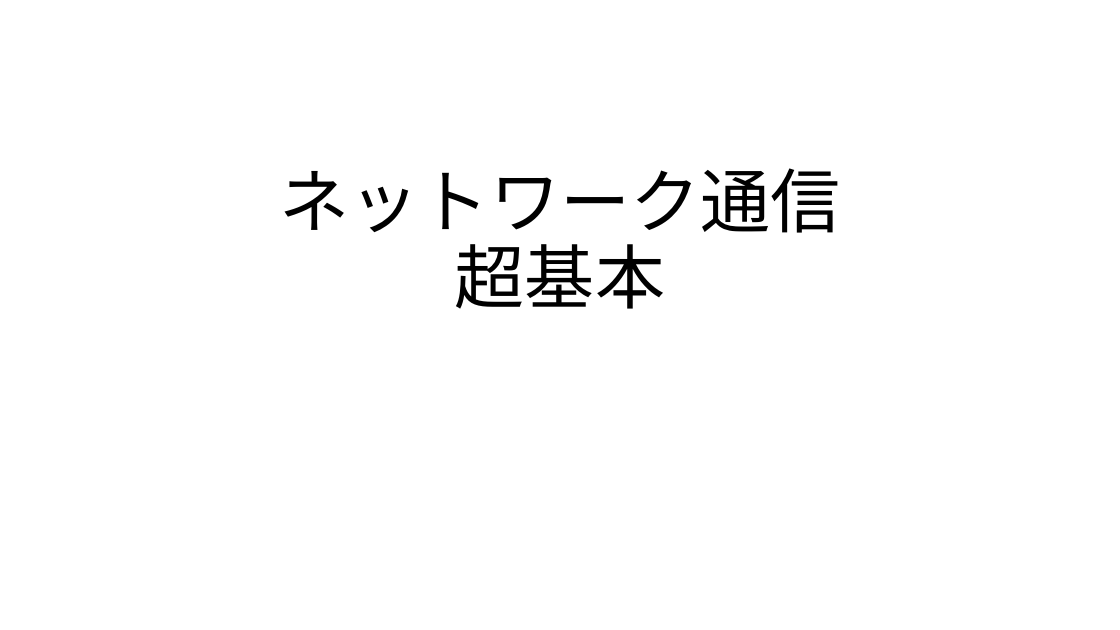
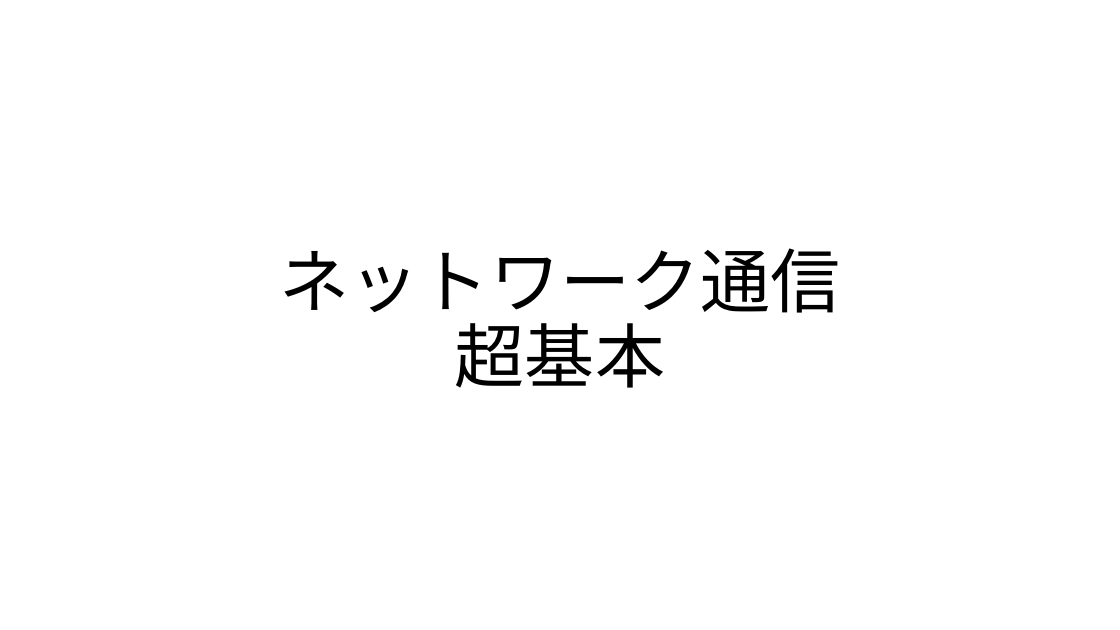
Before and after one commit to MahiroCreative/GameEngineFor2022, a slide deck: slide 1 of 2.SecondSemester/0.ネットワーク通信_超基本.pptx. Drawn at 1120x630 pixels with LibreOffice and Linux fonts; fonts in the diff are those of the drawing. Boxes give left, top, right and bottom in pixels: in the first picture for what was removed or moved away, otherwise in the second. Text is boxed around its words. In the diff, an @@ line names an element or a change of style, - is before the commit and + after.

```diff
--- a/2.SecondSemester/0.ネットワーク通信_超基本.pptx
+++ b/2.SecondSemester/0.ネットワーク通信_超基本.pptx
@@ title "ネットワーク通信 超基本": place and size @@
-title "ネットワーク通信 超基本" at [280, 168, 840, 309]
+title "ネットワーク通信 超基本" at [280, 248, 840, 388]
```
Also in this commit, not shown: 9 slides added.
